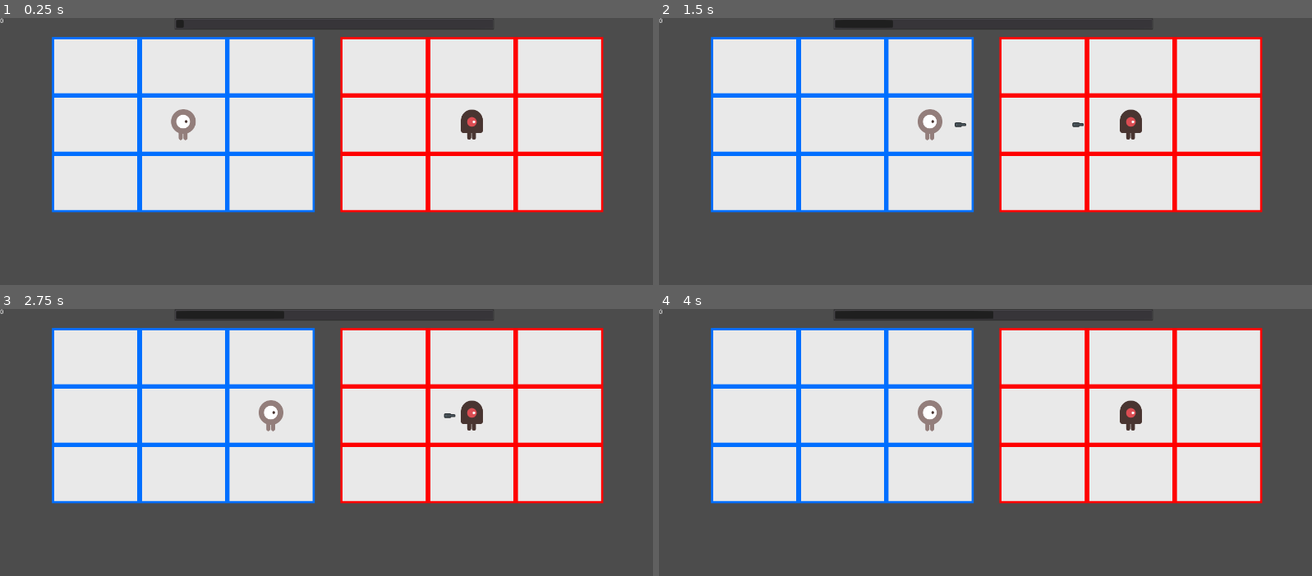
Above: before the commit, frames 1-4 (two rows, left to right).
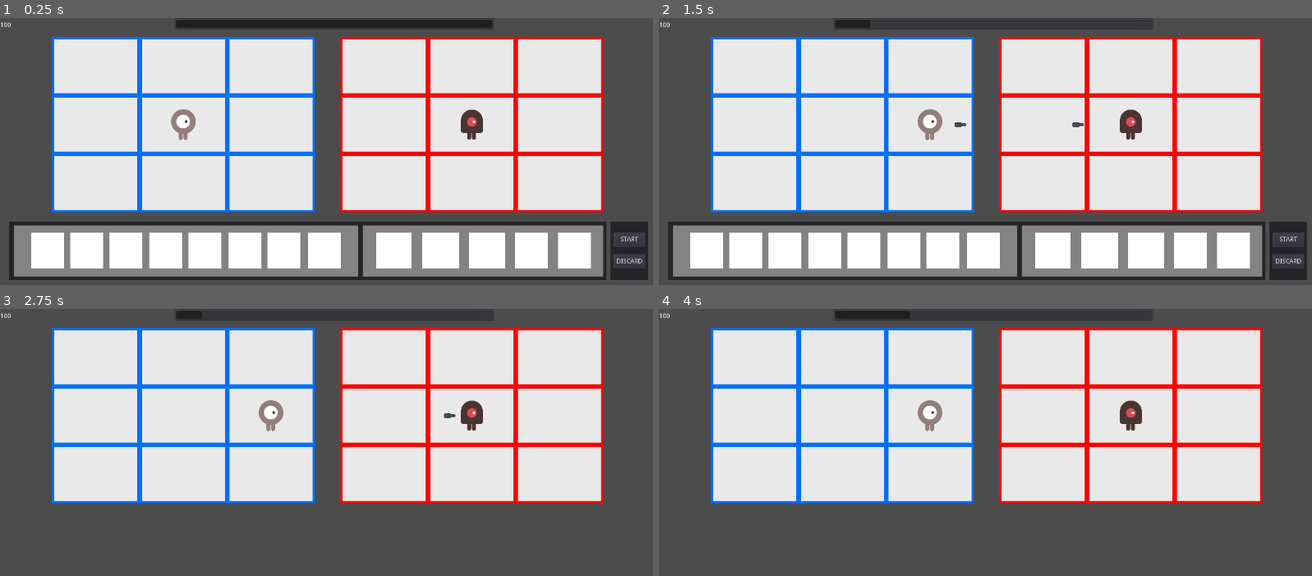
Above: after the commit, the same moments.

Repository: Conanap/mmbn
Game: Godot game, scene res://Scenes/Main.tscn
Two runs of this game, one before a commit and one after it. Both use one fixed random seed, a clock stepped at 60 frames per second and the inputs below.
Inputs (mouse positions are in pixels of both pictures, inside the frame that each line leads up to):
- Up to frame 1 (0.25 s): no input
- Up to frame 2 (1.5 s): click (1285, 260) at 0.5 s, where only the run after the commit has a clickable "DISCARD"; move the mouse to (1129, 140) at 1.27 s; hold Right (ui_right) from 1.28 s (still down); hold R (draw, bound only after the commit) from 1.28 s (still down); click (1129, 140) at 1.42 s
- Up to frame 3 (2.75 s): release Right (ui_right) at 2 s; release R (draw, bound only after the commit) at 2 s; click (626, 530) at 2 s, where only the run after the commit has a clickable "START"
- Up to frame 4 (4 s): drag from (854, 458) to (711, 327) at 2.77 s; move the mouse to (1050, 386) at 3.52 s; hold Right (ui_right) from 3.53 s (still down); hold R (draw, bound only after the commit) from 3.53 s (still down)

The runs differ from the first frame. In frame 1, 22% of the frame differs, in the area x 0-100%, y 0-99%; in frame 2, 21%; in frame 3, 0.4%; in frame 4, 0.4%.

Commit message:
Now has card selection screen that shows and hide

Diff:
--- a/Scenes/Chars/Chars.gd
+++ b/Scenes/Chars/Chars.gd
@@ -2,7 +2,7 @@
 
 class_name Chars
 
-export var health = 100
+export var health = 1
 export var charx = 1
 export var chary = 1
 
--- a/Scenes/Chars/Enemy.gd
+++ b/Scenes/Chars/Enemy.gd
@@ -9,6 +9,3 @@
 
 func _process(_delta):
 	var dir = Vector2()
-
-	#if dir.x || dir.y:
-		#move_to_pane(Grid.try_to_move_to(self.position, dir))
--- a/Scenes/Chars/Player.gd
+++ b/Scenes/Chars/Player.gd
@@ -7,16 +7,19 @@
 
 var Bullet = preload('res://Scenes/Effects/Bullet.tscn')
 
+var draw_ready = false
+
 func _init(var initx=1, var inity=1, var inithealth=100):
 	charx = initx
 	chary = inity
 	health = inithealth
 
 func _ready():
+	# connecting to event bus
+	EventBus.connect("drawReady", self, "_on_draw_ready")
 	EventBus.emit_signal("health_player_update", self.health)
-	print("player health", self.health)
+
 	$PItemSpwnPt.position = self.position + Vector2(27, 0)
-
 
 func _input(event):
 	var dir = Vector2()
@@ -36,6 +39,10 @@
 		print('attack!')
 		spawn_item("bullet")
 
+	if event.is_action_pressed("draw") && draw_ready:
+		draw_ready = false
+		EventBus.emit_signal("drawSummoned")
+
 func spawn_item(itemType):
 	var item;
 
@@ -54,3 +61,6 @@
 func change_health(var health : int):
 	.change_health(health)
 	emit_signal("health_player_update", self.health)
+
+func _on_draw_ready():
+	self.draw_ready = true
--- a/Scenes/HUD.gd
+++ b/Scenes/HUD.gd
@@ -1,14 +1,17 @@
 extends CanvasLayer
 
-var drawReady = false
+var drawReady = true
 var drawReadyTime = 0
 var drawTime = 8
 
 func _ready():
 	EventBus.connect("health_player_update", self, "_update_health")
+	EventBus.connect("drawSummoned", self, "on_draw_summon")
+
+	$DrawTimerBar.value = 100
 
 func _process(delta):
-	if $DrawTimerBar.value < 100 && !drawReady:
+	if !drawReady && $DrawTimerBar.value < 100:
 		$DrawTimerBar.value += delta / drawTime * 100
 	elif !drawReady && $DrawTimerBar.value == 100:
 		$DrawTimerBar.value = 0
@@ -23,6 +26,28 @@
 
 	drawReadyTime += delta
 
+	if drawReady:
+		EventBus.emit_signal("drawReady")
+
 func _update_health(var health):
 	$HPLabel.text = str(health)
-	print("new health", health)
+
+func on_draw_summon():
+	$CardList.show()
+	$CardSel.show()
+	$ButtonPanel.show()
+
+func hide_draw():
+	$CardList.hide()
+	$CardSel.hide()
+	$ButtonPanel.hide()
+	$DrawTimerBar.value = 0
+	drawReady = false
+
+func _on_StartButton_pressed():
+	hide_draw()
+	EventBus.emit_signal("drawStart")
+
+func _on_DiscardButton_pressed():
+	hide_draw()
+	EventBus.emit_signal("drawDiscard")
--- a/Scenes/HUD.tscn
+++ b/Scenes/HUD.tscn
@@ -9,6 +9,7 @@
 margin_right = 84.0
 margin_bottom = 32.0
 text = "0"
+valign = 1
 __meta__ = {
 "_edit_use_anchors_": false
 }
@@ -21,3 +22,186 @@
 __meta__ = {
 "_edit_use_anchors_": false
 }
+
+[node name="CardList" type="Panel" parent="."]
+margin_left = 785.202
+margin_top = 447.0
+margin_right = 1329.2
+margin_bottom = 575.0
+__meta__ = {
+"_edit_use_anchors_": false
+}
+
+[node name="BG" type="ColorRect" parent="CardList"]
+margin_left = 8.0
+margin_top = 8.0
+margin_right = 537.0
+margin_bottom = 120.0
+color = Color( 0.517647, 0.517647, 0.517647, 1 )
+__meta__ = {
+"_edit_use_anchors_": false
+}
+
+[node name="ColorRect" type="ColorRect" parent="CardList"]
+margin_left = 39.0363
+margin_top = 24.0
+margin_right = 117.036
+margin_bottom = 102.0
+__meta__ = {
+"_edit_use_anchors_": false
+}
+
+[node name="ColorRect2" type="ColorRect" parent="CardList"]
+margin_left = 139.745
+margin_top = 24.0
+margin_right = 220.745
+margin_bottom = 102.0
+
+[node name="ColorRect3" type="ColorRect" parent="CardList"]
+margin_left = 242.703
+margin_top = 24.0
+margin_right = 321.703
+margin_bottom = 102.0
+__meta__ = {
+"_edit_use_anchors_": false
+}
+
+[node name="ColorRect4" type="ColorRect" parent="CardList"]
+margin_left = 437.582
+margin_top = 24.0
+margin_right = 509.582
+margin_bottom = 102.0
+__meta__ = {
+"_edit_use_anchors_": false
+}
+
+[node name="ColorRect5" type="ColorRect" parent="CardList"]
+margin_left = 344.037
+margin_top = 24.0
+margin_right = 416.037
+margin_bottom = 102.0
+__meta__ = {
+"_edit_use_anchors_": false
+}
+
+[node name="CardSel" type="Panel" parent="."]
+margin_left = 20.1458
+margin_top = 447.0
+margin_right = 795.146
+margin_bottom = 575.0
+__meta__ = {
+"_edit_use_anchors_": false
+}
+
+[node name="BG" type="ColorRect" parent="CardSel"]
+margin_left = 11.0562
+margin_top = 8.47192
+margin_right = 765.056
+margin_bottom = 120.472
+color = Color( 0.517647, 0.517647, 0.517647, 1 )
+__meta__ = {
+"_edit_use_anchors_": false
+}
+
+[node name="ColorRect6" type="ColorRect" parent="CardSel"]
+margin_left = 47.818
+margin_top = 24.0
+margin_right = 119.818
+margin_bottom = 102.0
+__meta__ = {
+"_edit_use_anchors_": false
+}
+
+[node name="ColorRect7" type="ColorRect" parent="CardSel"]
+margin_left = 654.52
+margin_top = 24.0
+margin_right = 726.52
+margin_bottom = 102.0
+__meta__ = {
+"_edit_use_anchors_": false
+}
+
+[node name="ColorRect8" type="ColorRect" parent="CardSel"]
+margin_left = 566.321
+margin_top = 24.0
+margin_right = 638.321
+margin_bottom = 102.0
+__meta__ = {
+"_edit_use_anchors_": false
+}
+
+[node name="ColorRect9" type="ColorRect" parent="CardSel"]
+margin_left = 480.795
+margin_top = 24.0
+margin_right = 552.795
+margin_bottom = 102.0
+__meta__ = {
+"_edit_use_anchors_": false
+}
+
+[node name="ColorRect10" type="ColorRect" parent="CardSel"]
+margin_left = 392.596
+margin_top = 24.0
+margin_right = 464.596
+margin_bottom = 102.0
+__meta__ = {
+"_edit_use_anchors_": false
+}
+
+[node name="ColorRect11" type="ColorRect" parent="CardSel"]
+margin_left = 307.069
+margin_top = 24.0
+margin_right = 379.069
+margin_bottom = 102.0
+__meta__ = {
+"_edit_use_anchors_": false
+}
+
+[node name="ColorRect12" type="ColorRect" parent="CardSel"]
+margin_left = 219.761
+margin_top = 24.0
+margin_right = 291.761
+margin_bottom = 102.0
+__meta__ = {
+"_edit_use_anchors_": false
+}
+
+[node name="ColorRect13" type="ColorRect" parent="CardSel"]
+margin_left = 134.235
+margin_top = 24.0
+margin_right = 206.235
+margin_bottom = 102.0
+__meta__ = {
+"_edit_use_anchors_": false
+}
+
+[node name="ButtonPanel" type="Panel" parent="."]
+margin_left = 1338.0
+margin_top = 447.0
+margin_right = 1420.0
+margin_bottom = 575.0
+__meta__ = {
+"_edit_use_anchors_": false
+}
+
+[node name="StartButton" type="Button" parent="ButtonPanel"]
+margin_left = 7.0
+margin_top = 24.0
+margin_right = 76.0
+margin_bottom = 55.0
+text = "START"
+__meta__ = {
+"_edit_use_anchors_": false
+}
+
+[node name="DiscardButton" type="Button" parent="ButtonPanel"]
+margin_left = 7.0
+margin_top = 71.25
+margin_right = 76.0
+margin_bottom = 103.25
+text = "DISCARD"
+__meta__ = {
+"_edit_use_anchors_": false
+}
+[connection signal="pressed" from="ButtonPanel/StartButton" to="." method="_on_StartButton_pressed"]
+[connection signal="pressed" from="ButtonPanel/DiscardButton" to="." method="_on_DiscardButton_pressed"]
--- a/Scenes/Main.tscn
+++ b/Scenes/Main.tscn
@@ -7,7 +7,7 @@
 [node name="Main" type="Area2D"]
 script = ExtResource( 2 )
 
+[node name="HUD" parent="." instance=ExtResource( 3 )]
+
 [node name="Arena" parent="." instance=ExtResource( 1 )]
 position = Vector2( 113.962, 41.8971 )
-
-[node name="HUD" parent="." instance=ExtResource( 3 )]
--- a/Scripts/EventBus.gd
+++ b/Scripts/EventBus.gd
@@ -3,3 +3,8 @@
 #warning-ignore:unused_signal
 signal health_update(health)
 signal health_player_update(health)
+
+signal drawReady
+signal drawSummoned
+signal drawStart
+signal drawDiscard
--- a/project.godot
+++ b/project.godot
@@ -116,6 +116,11 @@
 , Object(InputEventKey,"resource_local_to_scene":false,"resource_name":"","device":0,"alt":false,"shift":false,"control":false,"meta":false,"command":false,"pressed":false,"scancode":32,"unicode":0,"echo":false,"script":null)
  ]
 }
+draw={
+"deadzone": 0.5,
+"events": [ Object(InputEventKey,"resource_local_to_scene":false,"resource_name":"","device":0,"alt":false,"shift":false,"control":false,"meta":false,"command":false,"pressed":false,"scancode":82,"unicode":0,"echo":false,"script":null)
+ ]
+}
 
 [rendering]
 
